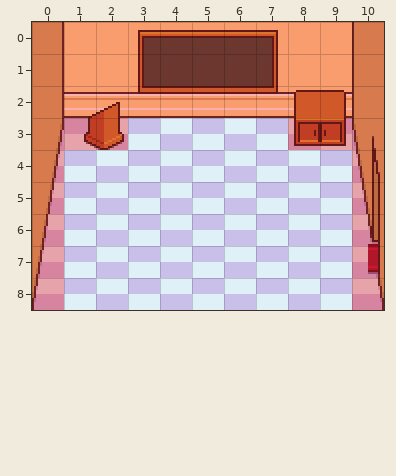
Level history. Tiled map (JSON): maps/class7.json. Above is the file before it was changed.
Cells are 16x16 px. Shown: x 0..10, y 0..8.
New version:
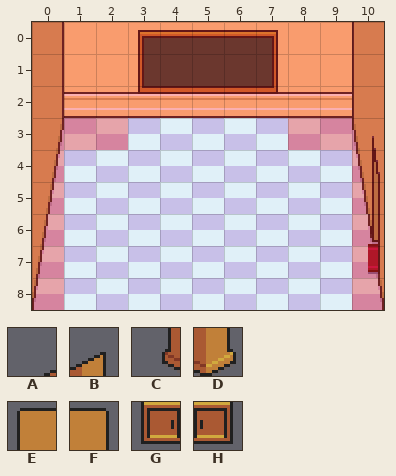
Key: from "layer1": A 27, B 28, C 40, D 41, E 46, F 47, G 59, H 60.
_ is an empty cell.
Changes in this commit:
Layer "layer1":
y 2: x 1..2 AB -> __; x 8..9 EF -> __
y 3: x 1..2 CD -> __; x 8..9 GH -> __
Where, in picture pixels (left, top, right, bottom), the same in both pictures:
removed: (84, 102, 124, 150)
removed: (294, 90, 346, 146)
